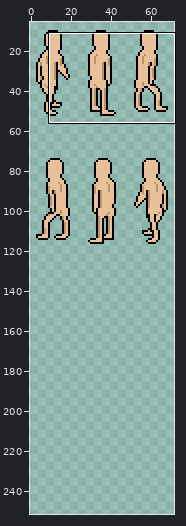
Sprite sheet, stored at WebSites/DoufuSrv/Client/Images/Chars/Naked.gif. The picture above shows the old version from afar; the outline marks the close-up.
Close-up. Before the edit:
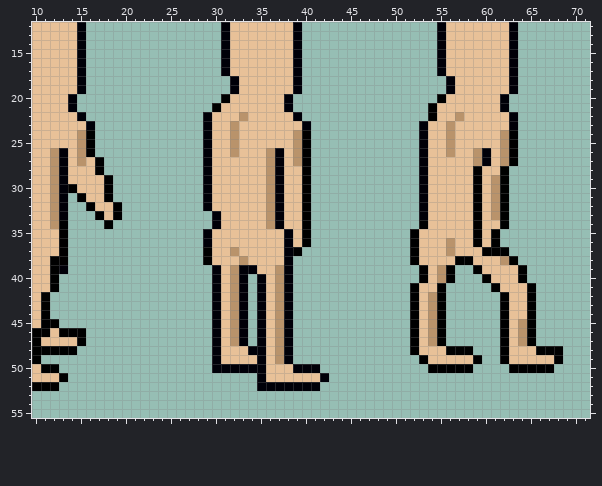
The file is 72x256 pixels. Colours within 5 levels of each other are drawn and written as one. Shown: x 10..71, y 12..55. The wide view leaves out empty margins. The commit also changed other parts of the picture, which this record leaves out.
Now the later version:
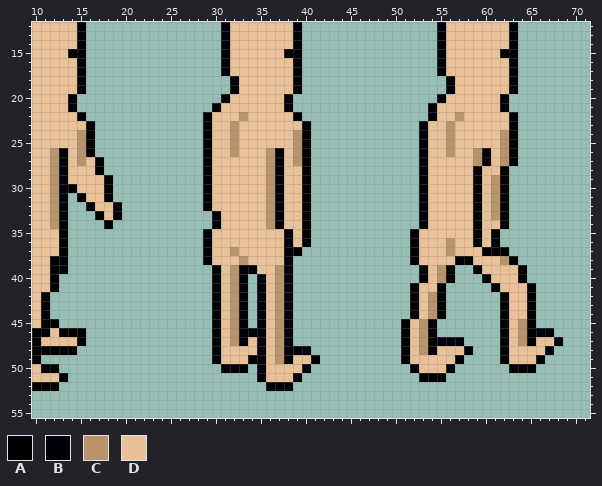
Palette (. is transparent): A #000000  B #000008  C #b9936b  D #e8c198
Changes in this commit:
Colour A is added in rows 46 to 49 at x 51; in row 51 at x 53 to 54.
Colour A replaces colour C in rows 46 to 47 at x 54.
Colour A replaces colour D in row 15 at x 14, 38 and 62; in row 48 at x 54.
Colour B is added in row 45 at x 51; in row 46 at x 34 and 66 to 67; in row 47 at x 56 to 57 and 68; in row 48 at x 39 to 40; in row 49 at x 41; in row 50 at x 52.
Colour B is added in row 51 at x 55.
Colour B replaces colour A in row 47 at x 55; in row 48 at x 58 and 67; in row 50 at x 56.
Colour B replaces colour C in row 45 at x 54.
Colour B replaces colour D in row 49 at x 34, 57 and 66; in row 51 at x 39.
Colour C replaces colour D in rows 45 to 48 at x 53.
Colour D is added in row 47 at x 34 and 66 to 67; in row 49 at x 39 to 40 and 52; in row 50 at x 53.
Colour D replaces colour A in rows 45 to 47 at x 52; in row 48 at x 52, 56 to 57 and 66; in row 49 at x 53; in row 50 at x 54 to 55.
Colour D replaces colour B in row 48 at x 34; in row 50 at x 39.
The edit erases colour A in rows 45 to 46 at x 55; in row 48 at x 68; in row 49 at x 59 and 68; in row 50 at x 57 to 58 and 66 to 67.
The edit erases colour B in row 50 at x 30, 34 and 41; in row 51 at x 42; in row 52 at x 35 and 39 to 41.
The edit erases colour D in row 49 at x 58 and 67; in row 51 at x 40 to 41.
